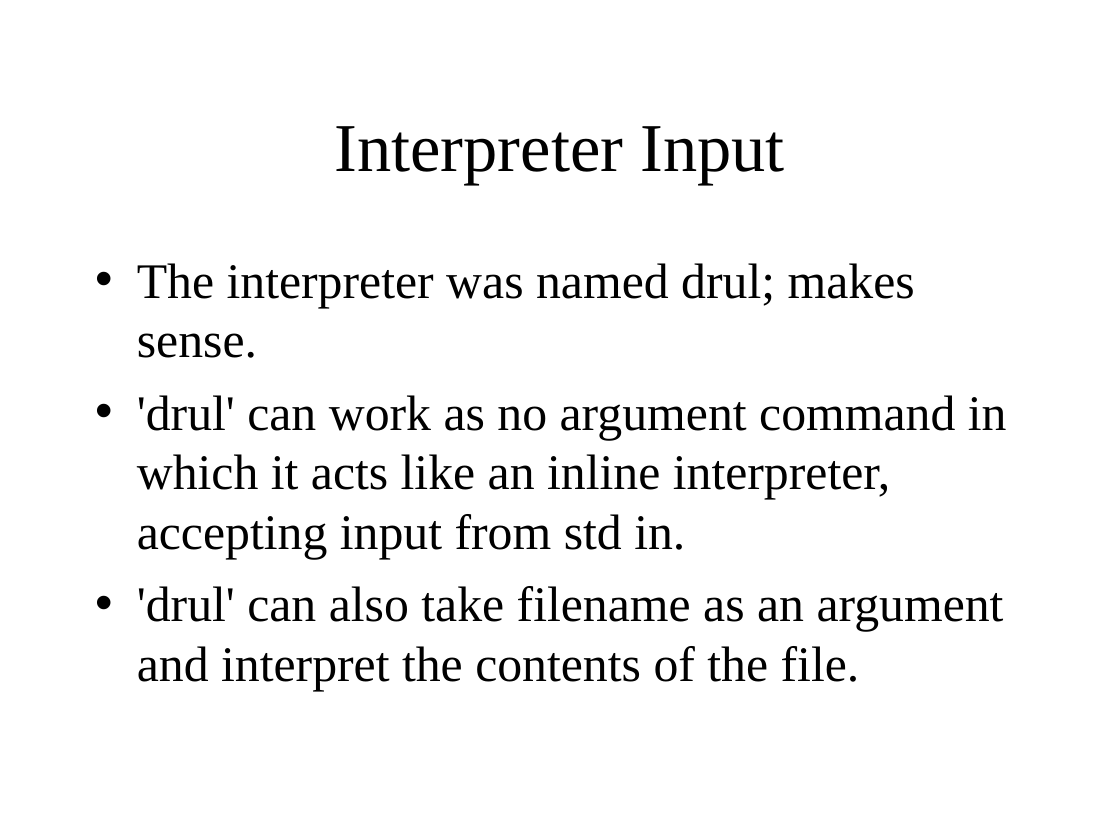
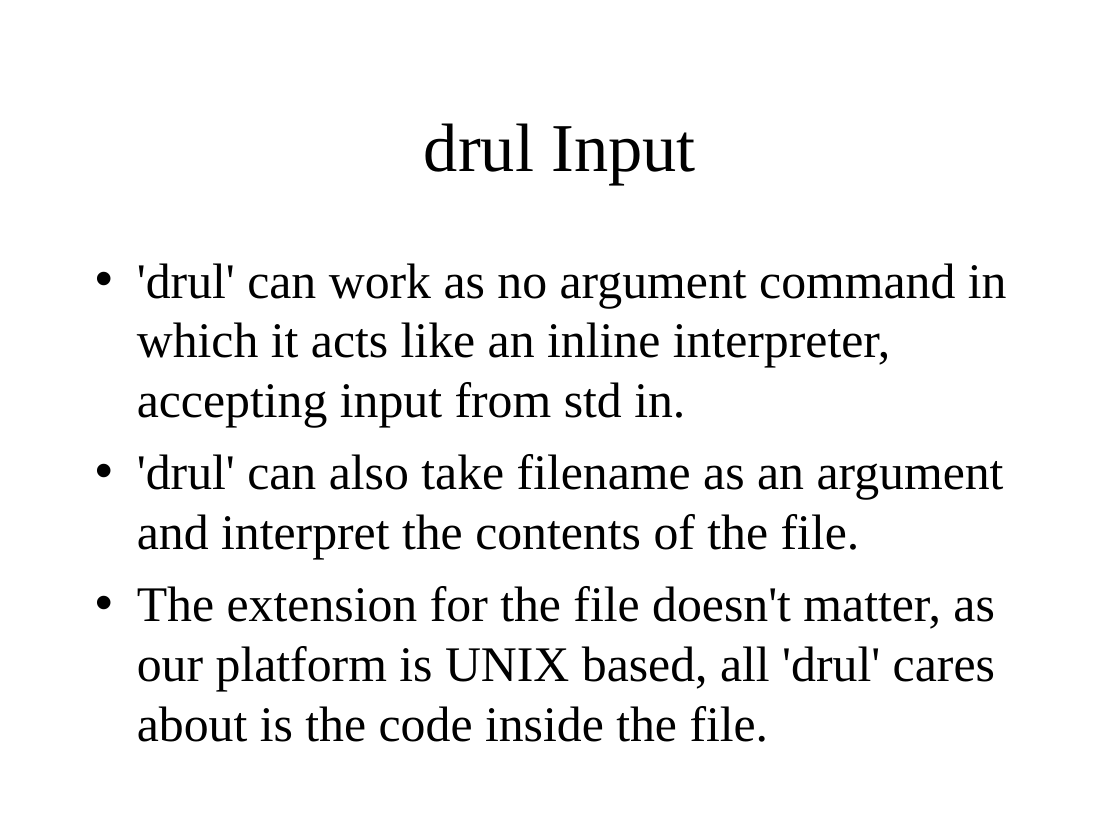
Before and after one commit to waseemilahi/drul, a slide deck: slide 3 of Presentation/Part3.ppt. Drawn at 1120x840 pixels with LibreOffice and Linux fonts; fonts in the diff are those of the drawing. Boxes give left, top, right and bottom in pixels: in the first picture for what was removed or moved away, otherwise in the second. Text is boxed around its words. In the diff, an @@ line names an element or a change of style, - is before the commit and + after.

```diff
--- a/Presentation/Part3.ppt
+++ b/Presentation/Part3.ppt
@@ title at [424,123,695,185]: text changed @@
-Interpreter Input
+drul Input
@@ text at [137,263,915,358]: paragraph removed @@
-• The interpreter was named drul; makes sense.
@@ text at [137,586,995,742]: paragraph added @@
+• The extension for the file doesn't matter, as our platform is UNIX based, all 'drul' cares about is the code inside the file.
```
Also in this commit, not shown: 2 other slides changed.
